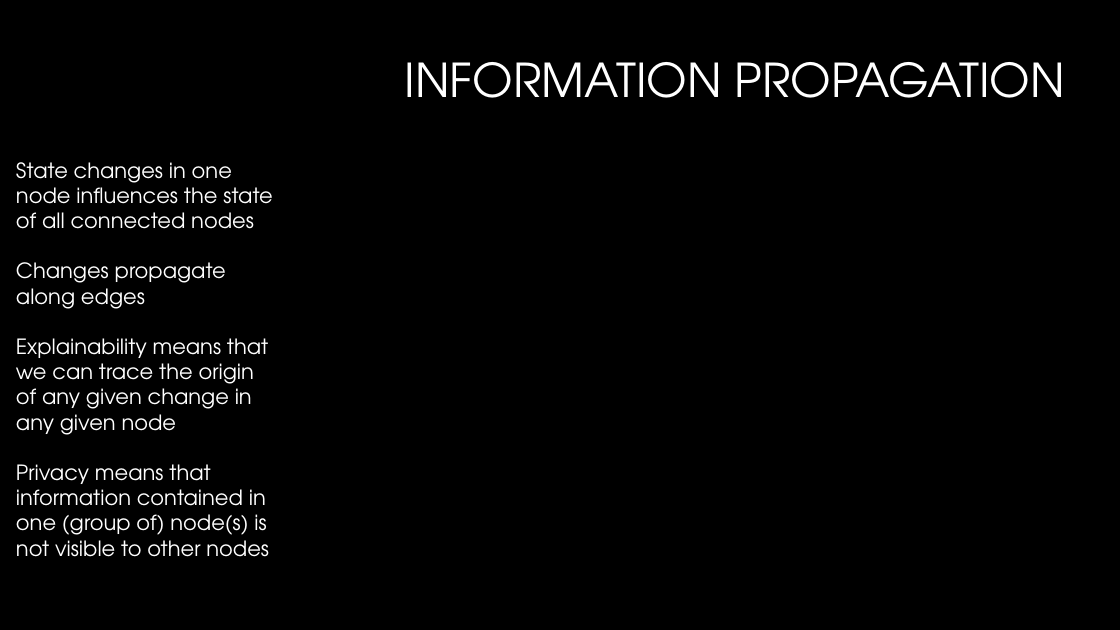
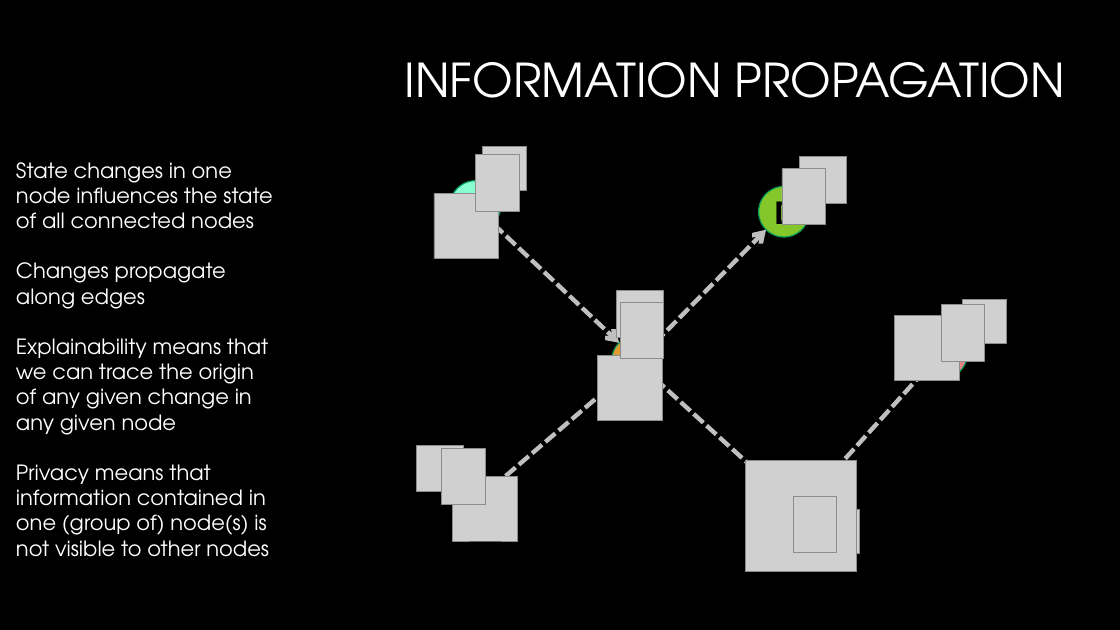
Before and after one commit to cassinius/phd-presentations, a slide deck: slide 2 of 2018/graph_privacy_explainability/powerpoint/ExplainabilityVsPrivacy.pptx. Drawn at 1120x630 pixels with LibreOffice and Linux fonts; fonts in the diff are those of the drawing; grey boxes stand for pictures; background and template pictures are left out. Boxes give left, top, right and bottom in pixels: in the first picture for what was removed or moved away, otherwise in the second. Text is boxed around its words. In the diff, an @@ line names an element or a change of style, - is before the commit and + after.

```diff
--- a/2018/graph_privacy_explainability/powerpoint/ExplainabilityVsPrivacy.pptx
+++ b/2018/graph_privacy_explainability/powerpoint/ExplainabilityVsPrivacy.pptx
@@ picture added at (482,147,526,191) @@
@@ picture added at (476,155,519,211) @@
@@ picture added at (782,169,826,225) @@
@@ picture added at (800,157,847,204) @@
@@ picture added at (434,194,499,259) @@
@@ ellipse added at (450,181,501,231), fill #88FECE, outline #019B5C 1 pt, 28 pt, text #000000, bold @@
+A
@@ ellipse added at (759,187,809,237), fill #84C72A, outline #019B5C 1 pt, 28 pt, text #000000, bold @@
+D
@@ arrow added from (493, 224) to (619, 343), #BFBFBF 3.75 pt dashed @@
@@ arrow added from (655, 343) to (766, 229), #BFBFBF 3.75 pt dashed @@
@@ picture added at (617,291,664,338) @@
@@ picture added at (963,299,1007,343) @@
@@ picture added at (620,302,664,359) @@
@@ picture added at (895,316,960,381) @@
@@ ellipse added at (917,328,967,378), fill #E68783, outline #019B5C 1 pt, 28 pt, text #000000, bold @@
+F
@@ picture added at (941,305,985,361) @@
@@ picture added at (597,355,662,420) @@
@@ ellipse added at (612,335,662,386), fill #E29932, outline #019B5C 1 pt, 28 pt, text #000000, bold @@
+B
@@ arrow added from (497, 484) to (619, 379), #BFBFBF 3.75 pt dashed @@
@@ arrow added from (655, 379) to (780, 492), #BFBFBF 3.75 pt dashed @@
@@ arrow added from (924, 371) to (816, 492), #BFBFBF 3.75 pt dashed @@
@@ picture added at (417,445,464,492) @@
@@ picture added at (442,448,486,504) @@
@@ picture added at (453,476,518,541) @@
@@ ellipse added at (454,476,504,527), fill #0070C0, outline #019B5C 1 pt, 28 pt, text #000000, bold @@
+C
@@ picture added at (745,460,857,572) @@
@@ picture added at (794,497,838,553) @@
@@ picture added at (816,510,860,554) @@
```
Also in this commit, not shown: 3 other slides changed.
